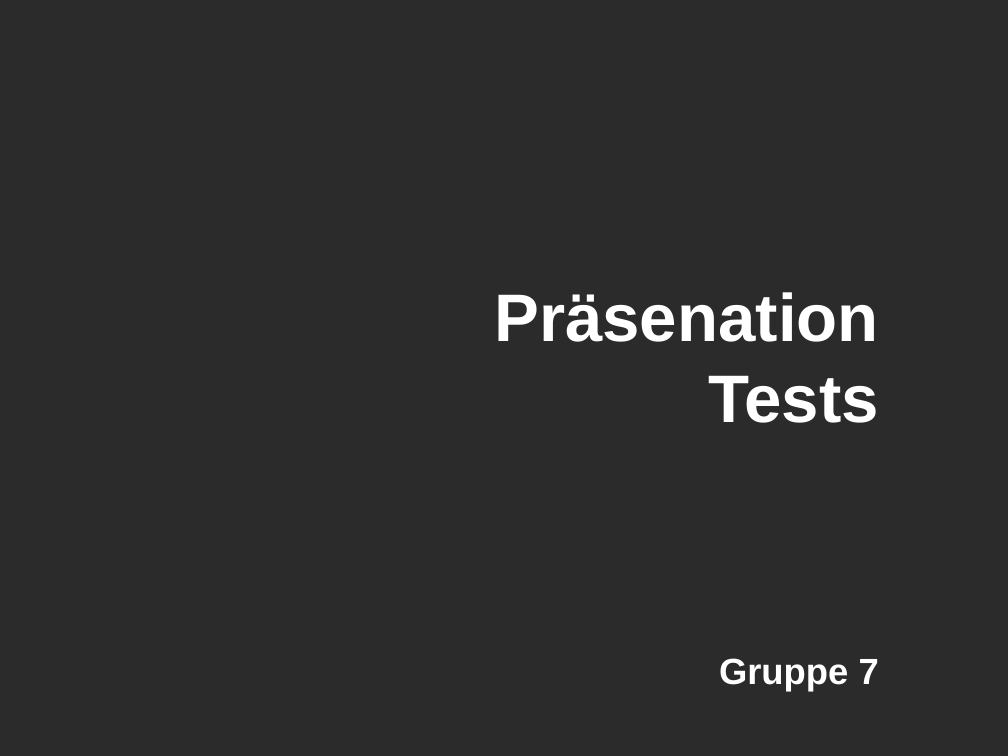
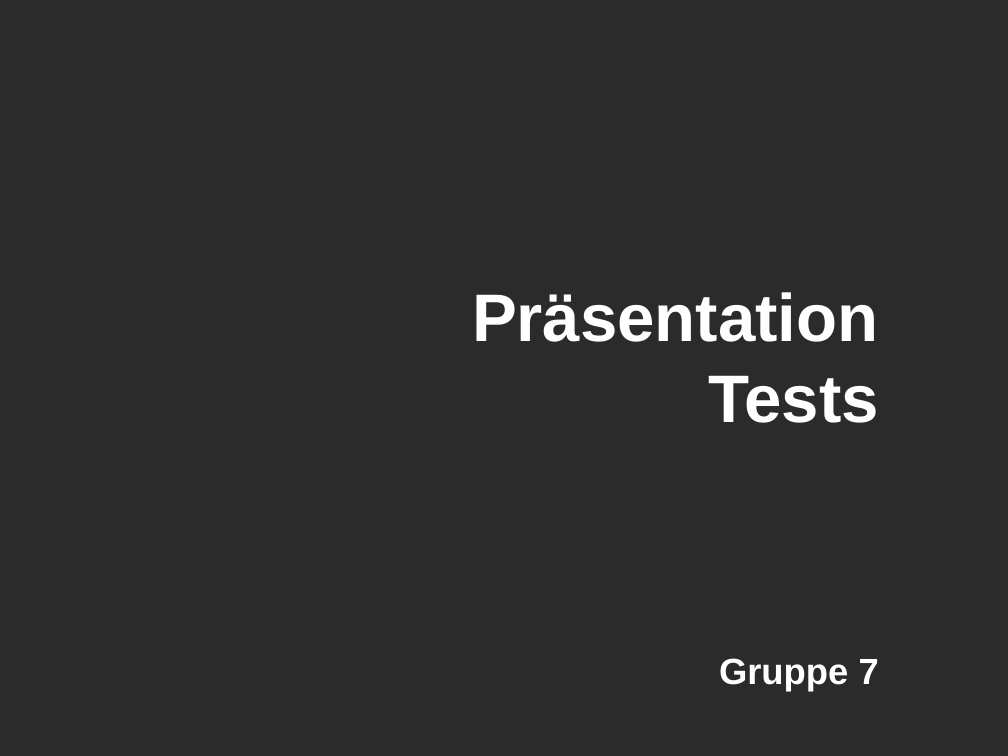
Before and after one commit to PaIIe/BombermanSPGr7, a slide deck: slide 1 of Testfall.ppt. Drawn at 1008x756 pixels with LibreOffice and Linux fonts; fonts in the diff are those of the drawing; background and template pictures are left out; a plain dark background stands for a picture behind light text. Boxes give left, top, right and bottom in pixels: in the first picture for what was removed or moved away, otherwise in the second. Text is boxed around its words. In the diff, an @@ line names an element or a change of style, - is before the commit and + after.

```diff
--- a/Testfall.ppt
+++ b/Testfall.ppt
@@ text at (472,292,879,423): text changed @@
-Präsenation
-Tests
+Präsentation
+Tests
```
Also in this commit, not shown: 7 other slides changed, 4 slides added.
